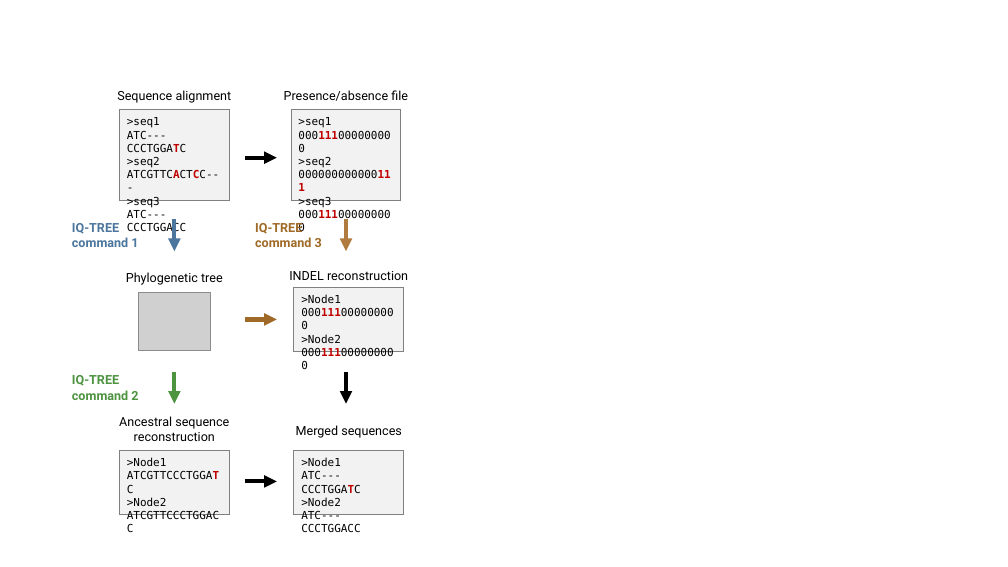
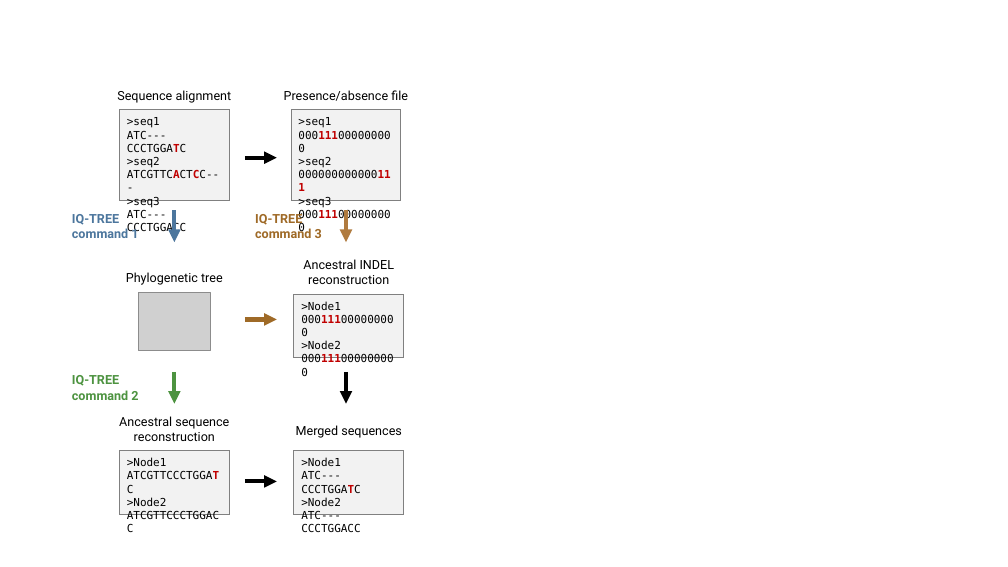
Before and after one commit to YuSugihara/ancseq, a slide deck: slide 1 of images/ancseq_workflow.pptx. Drawn at 1008x567 pixels with LibreOffice and Linux fonts; fonts in the diff are those of the drawing; grey boxes stand for pictures. Boxes give left, top, right and bottom in pixels: in the first picture for what was removed or moved away, otherwise in the second. Text is boxed around its words. In the diff, an @@ line names an element or a change of style, - is before the commit and + after.

```diff
--- a/images/ancseq_workflow.pptx
+++ b/images/ancseq_workflow.pptx
@@ 2 texts, 2 arrows: place and size @@
-2 texts, 2 arrows at box(72, 219, 346, 251)
+2 texts, 2 arrows at box(72, 210, 346, 242)
@@ text at box(303, 259, 395, 284): text changed @@
-INDEL reconstruction
+Ancestral INDEL reconstruction
@@ text ">Node1": place and size @@
-text ">Node1" at box(301, 294, 341, 343)
+text ">Node1" at box(301, 301, 341, 349)
@@ rectangle: place and size @@
-rectangle at box(294, 287, 404, 351)
+rectangle at box(294, 294, 404, 358)
```
Also in this commit, not shown: 4 other files.
